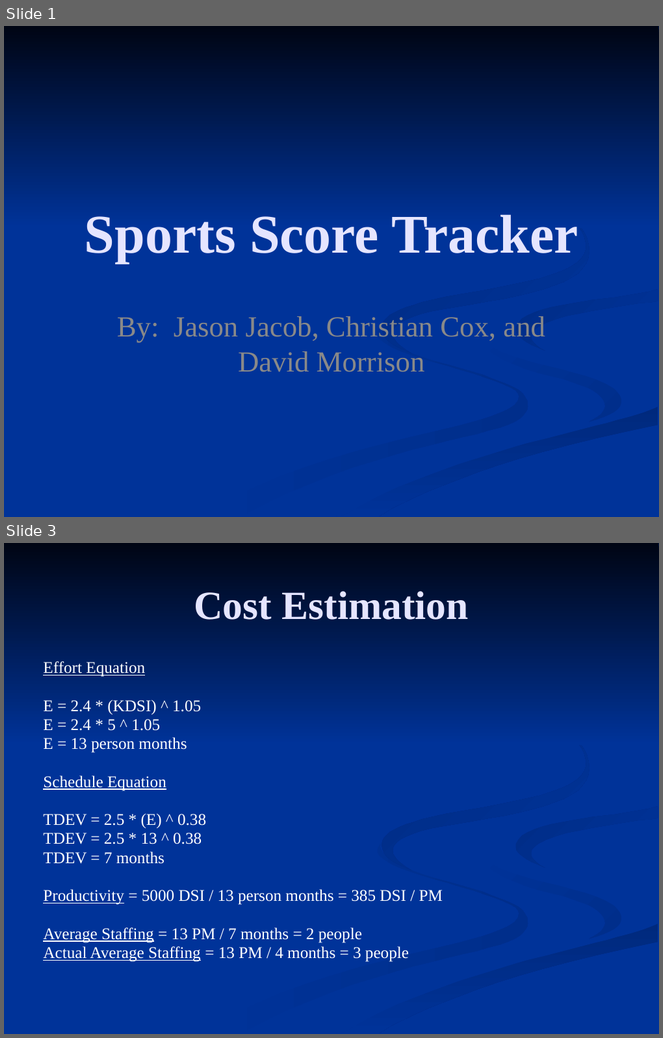
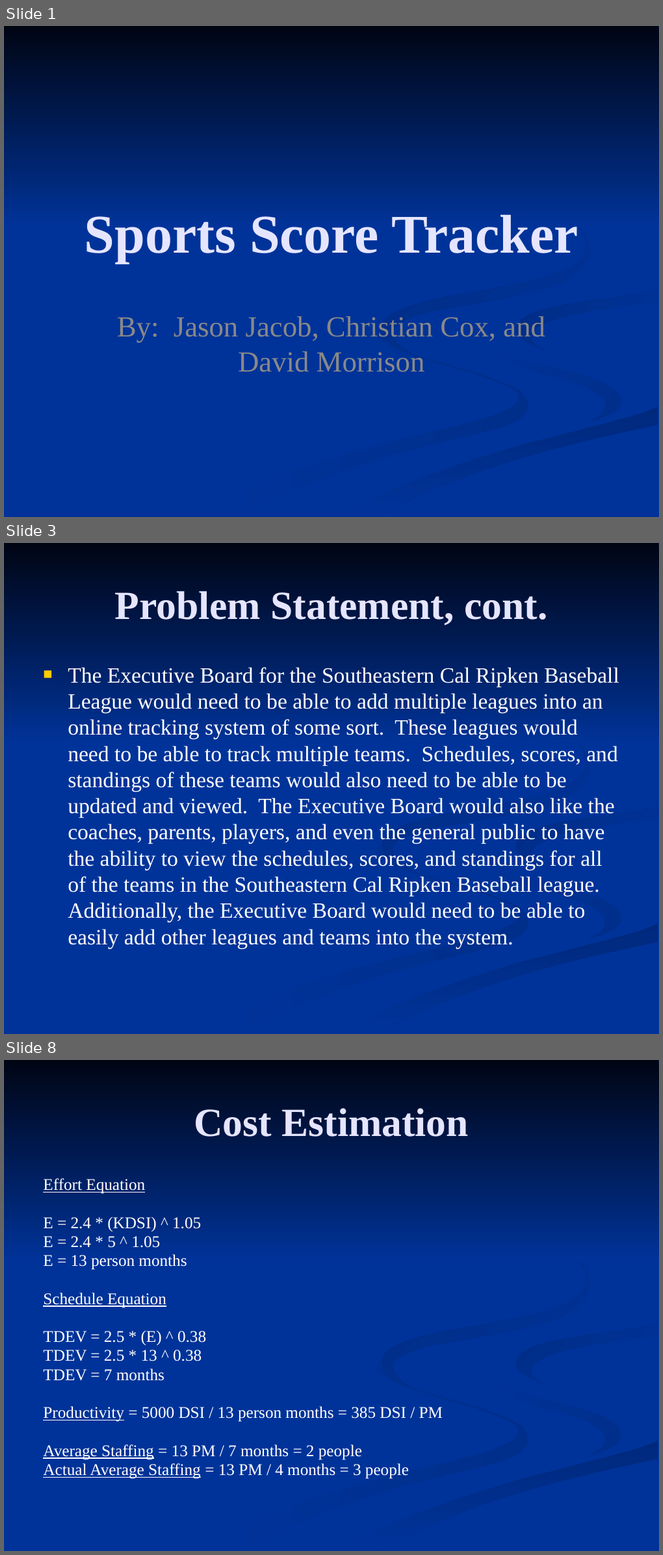
Before and after one commit to c0bra99/sports-score-tracker, a slide deck: Documents/Presentation 1.pptx. Shown one above the other, each under a label of ours: slides 1 and 3 before the commit, slides 1, 3 and 8 after it; the slides between them are not shown. The pictures are 663x1038 and 663x1555 pixels, drawn with LibreOffice and Linux fonts; fonts in the diff are those of the drawing. Boxes give left, top, right and bottom in pixels: in the first picture for what was removed or moved away, otherwise in the second. Text is boxed around its words. In the diff, an @@ line names an element or a change of style, - is before the commit and + after.

```diff
--- a/Documents/Presentation 1.pptx
+++ b/Documents/Presentation 1.pptx
@@ slide 3 added at bbox=[4, 543, 659, 1034], background #003399; not listed: 7 template elements that a slide beside it also shows @@
@@ title added at bbox=[115, 591, 547, 626], 44 pt, text #E5E5FF, bold @@
+Problem Statement, cont.
@@ text added at bbox=[68, 667, 620, 949], 24 pt, text #FFFFFF @@
+■ The Executive Board for the Southeastern Cal Ripken Baseball League would need to be able to add multiple leagues into an online tracking system of some sort. These leagues would need to be able to track multiple teams. Schedules, scores, and standings of these teams would also need to be able to be updated and viewed. The Executive Board would also like the coaches, parents, players, and even the general public to have the ability to view the schedules, scores, and standings for all of the teams in the Southeastern Cal Ripken Baseball league. Additionally, the Executive Board would need to be able to easily add other leagues and teams into the system.
@@ what was slide 3 is now slide 8 @@
```
Also in this commit, not shown: 1 slide changed, 4 other slides added.
